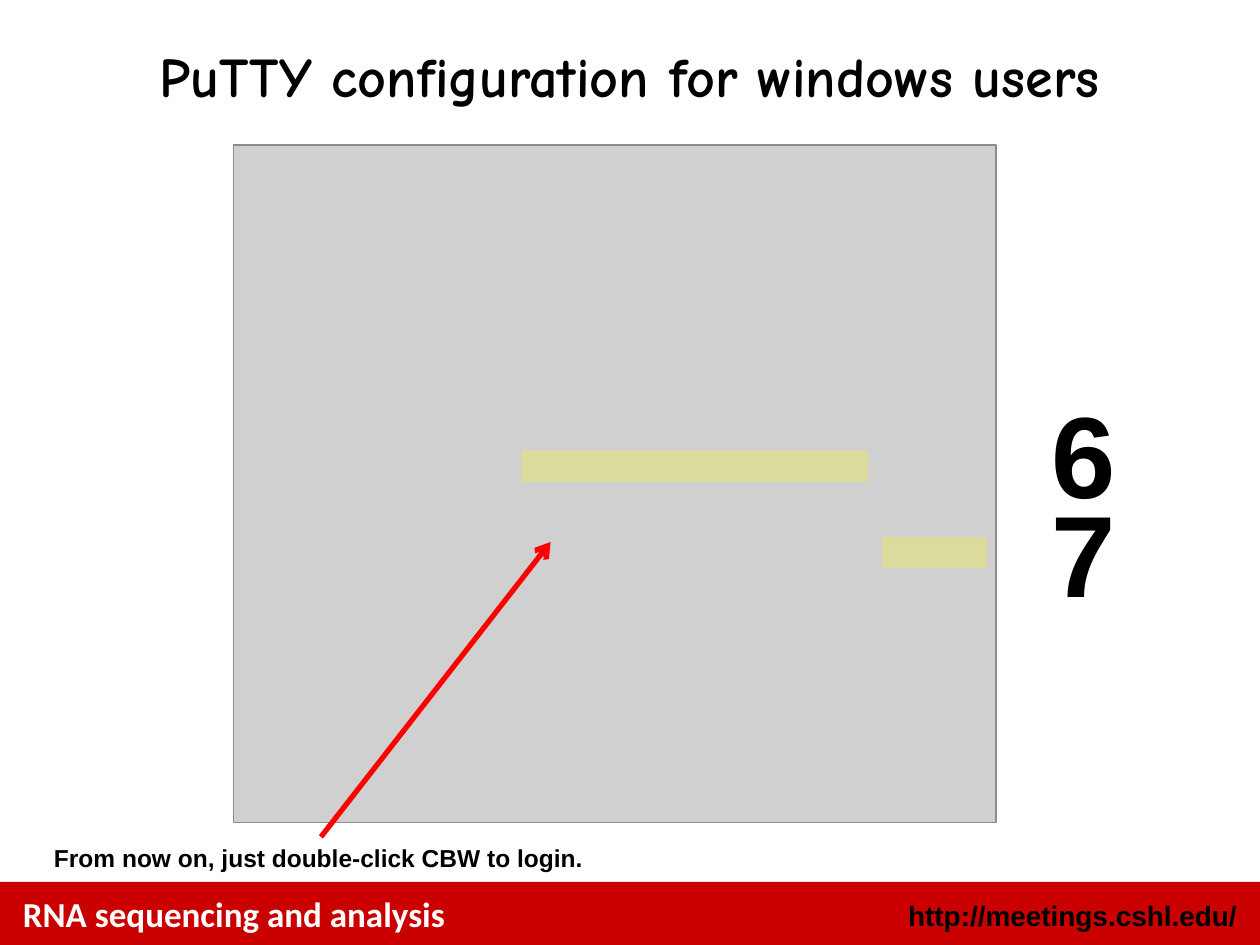
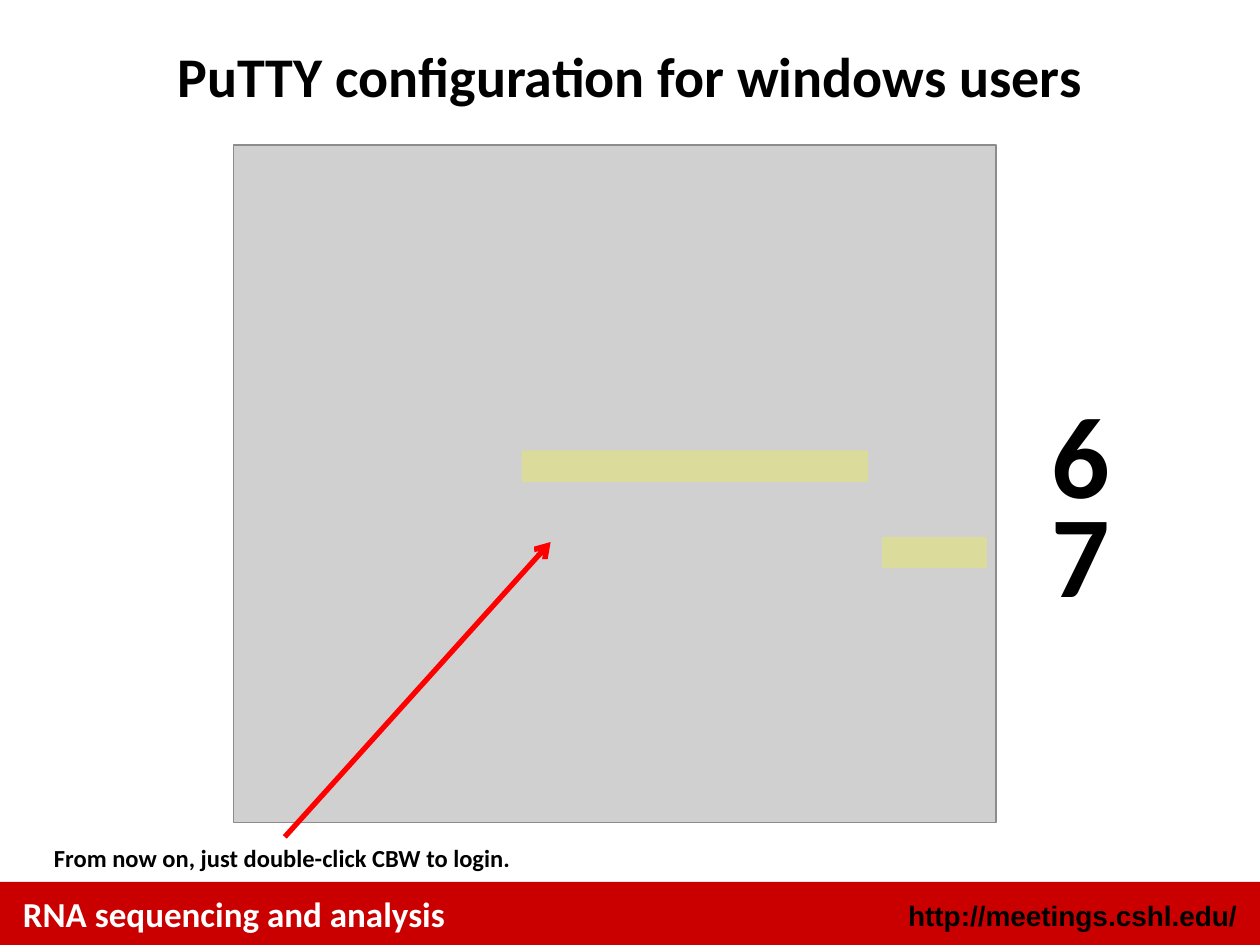
Before and after one commit to griffithlab/rnaseq_tutorial, a slide deck: slide 27 of lectures/cshl/2014/RNASeq_Module0_AmazonPreTutorial.pptx (slide 26 before the commit). Drawn at 1260x945 pixels with LibreOffice and Linux fonts; fonts in the diff are those of the drawing; grey boxes stand for pictures. Boxes give left, top, right and bottom in pixels: in the first picture for what was removed or moved away, otherwise in the second. Text is boxed around its words. In the diff, an @@ line names an element or a change of style, - is before the commit and + after.

Commit message:
update all lectures to list module 0 in overview, remove use of comic sans font in the cloud lecture

```diff
--- a/lectures/cshl/2014/RNASeq_Module0_AmazonPreTutorial.pptx
+++ b/lectures/cshl/2014/RNASeq_Module0_AmazonPreTutorial.pptx
@@ title "PuTTY configuration for windows users" at (178, 57, 1081, 107): font Comic Neue to Calibri @@
@@ arrow moved from (321, 837) - (551, 542) to (285, 837) - (551, 542) @@
@@ font Arial to Calibri in 3 elements at (1052, 419, 1110, 526), (1052, 522, 1110, 597), (54, 849, 510, 871) @@
```
Also in this commit, not shown: 22 other slides changed, 1 slide added, 4 other files.
